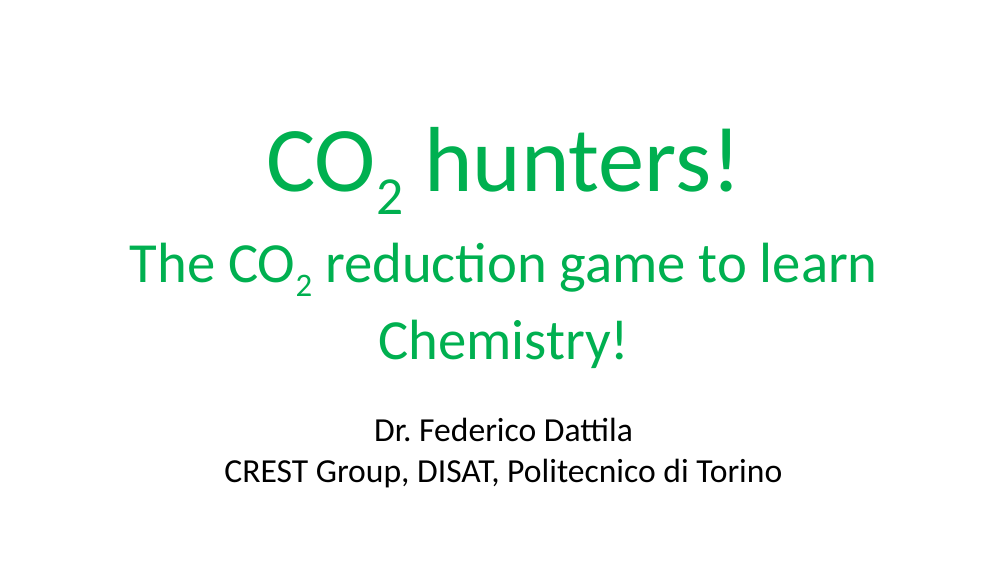
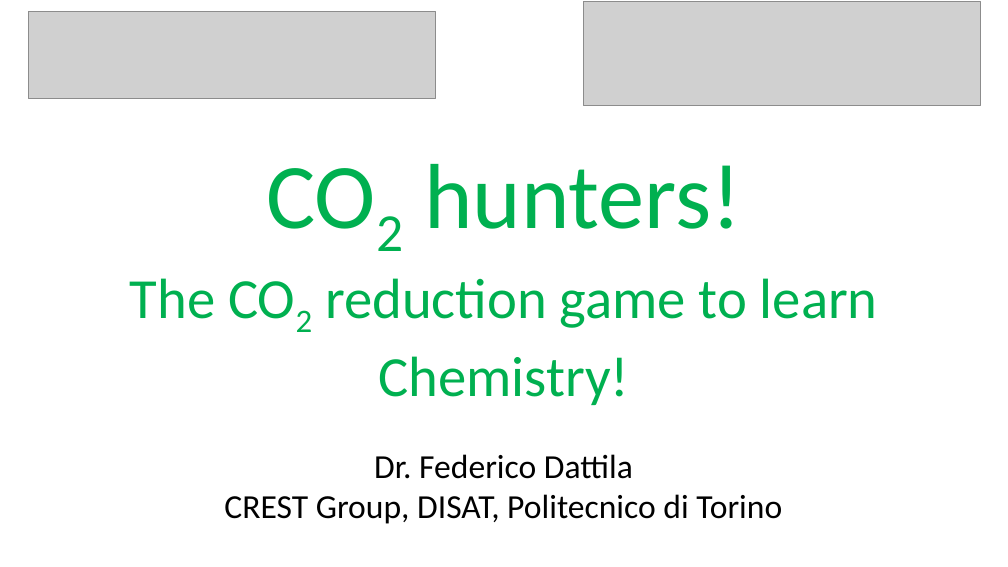
Before and after one commit to FedeDat/SuPERCO2, a slide deck: slide 1 of outreach/games/CO2-hunters/CO2-hunters_slides.pptx. Drawn at 1008x567 pixels with LibreOffice and Linux fonts; fonts in the diff are those of the drawing; grey boxes stand for pictures. Boxes give left, top, right and bottom in pixels: in the first picture for what was removed or moved away, otherwise in the second. Text is boxed around its words. In the diff, an @@ line names an element or a change of style, - is before the commit and + after.

Commit message:
Updated CO2 hunters slides

```diff
--- a/outreach/games/CO2-hunters/CO2-hunters_slides.pptx
+++ b/outreach/games/CO2-hunters/CO2-hunters_slides.pptx
@@ picture added at box(29, 11, 436, 99) @@
@@ picture added at box(583, 2, 980, 105) @@
@@ text "CO2 hunters! The CO2 reduction ...": place and size @@
-text "CO2 hunters! The CO2 reduction ..." at box(130, 127, 878, 368)
+text "CO2 hunters! The CO2 reduction ..." at box(130, 164, 878, 405)
@@ text "Dr. Federico Dattila": place and size @@
-text "Dr. Federico Dattila" at box(224, 417, 782, 488)
+text "Dr. Federico Dattila" at box(224, 454, 782, 524)
```
Also in this commit, not shown: 1 other file.
